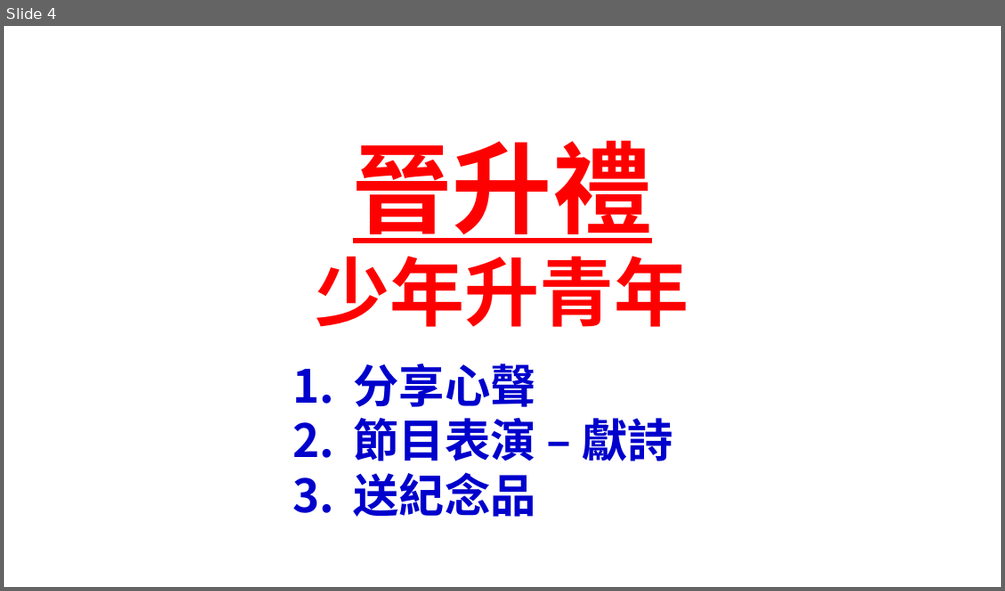
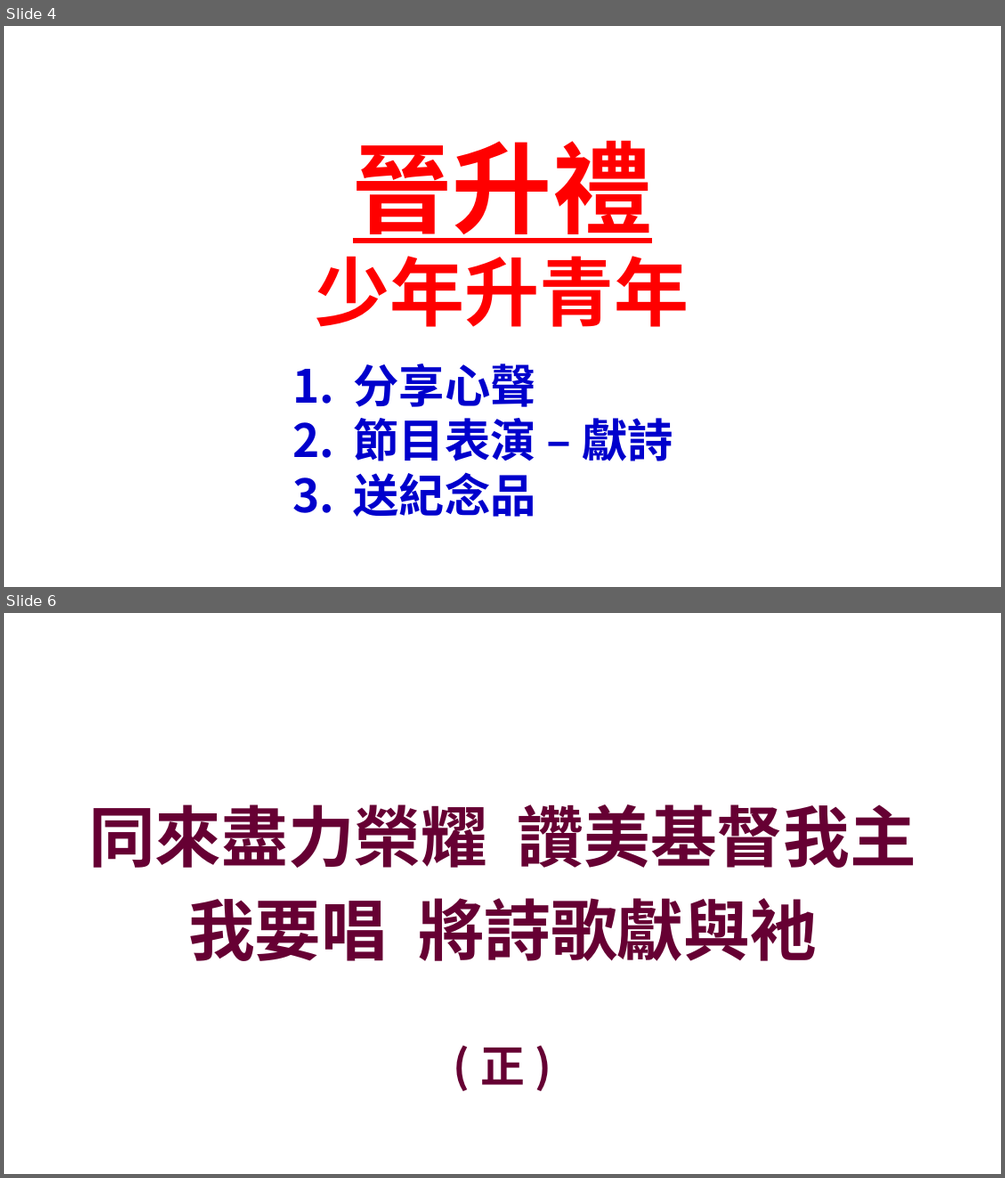
Before and after one commit to batisuoc/bible-school, a slide deck: 2022年主日學結業禮頒獎.pptx. Shown one above the other, each under a label of ours: slide 4 before the commit, slides 4 and 6 after it; the slides between them are not shown. The pictures are 1005x591 and 1005x1178 pixels, drawn with LibreOffice and Linux fonts; fonts in the diff are those of the drawing; background and template pictures are left out. Boxes give left, top, right and bottom in pixels: in the first picture for what was removed or moved away, otherwise in the second. Text is boxed around its words. In the diff, an @@ line names an element or a change of style, - is before the commit and + after.

```diff
--- a/2022年主日學結業禮頒獎.pptx
+++ b/2022年主日學結業禮頒獎.pptx
@@ slide 6 added at (x1=4, y1=613, x2=1001, y2=1174), background picture (left out) @@
@@ text added at (x1=89, y1=804, x2=916, y2=961), 64 pt, text #660033, bold @@
+同來盡力榮耀 讚美基督我主
+我要唱 將詩歌獻與衪
@@ text added at (x1=480, y1=1047, x2=525, y2=1085), 42.7 pt, text #660033, bold @@
+( 正 )
```
Also in this commit, not shown: 18 other slides added.
